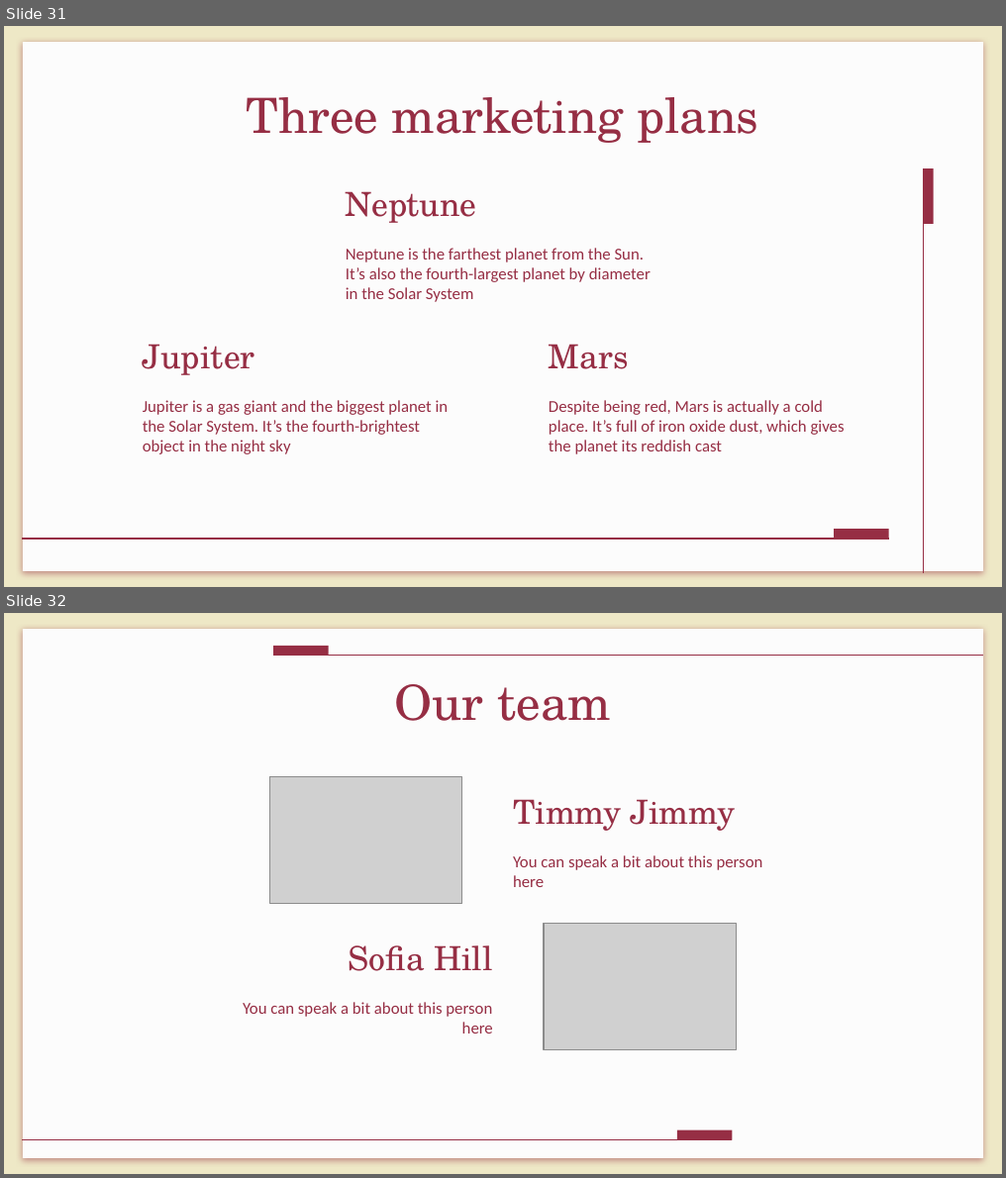
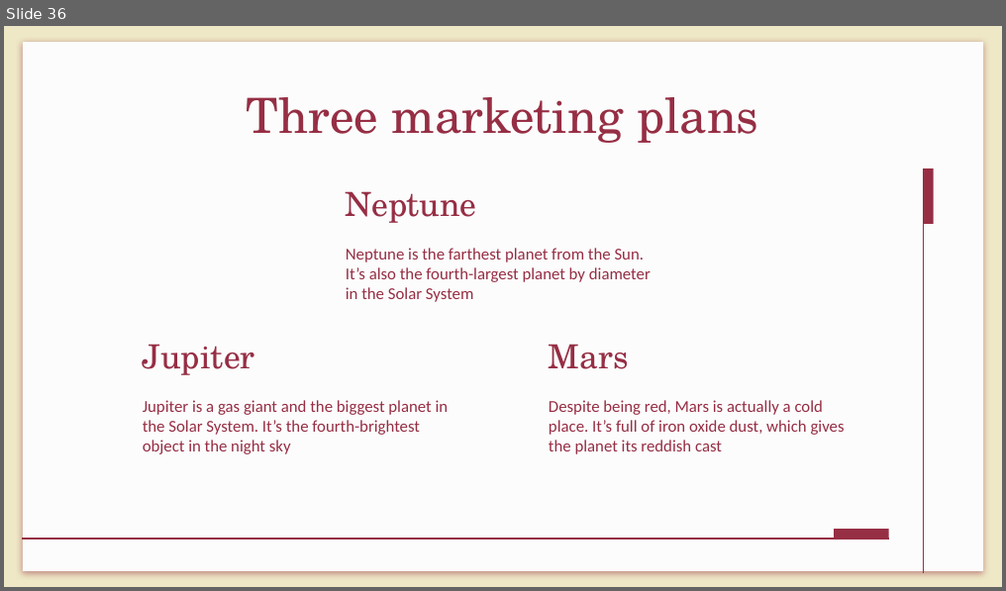
Before and after one commit to MiraPhilip12/Graduation_Project_ESLSCA, a slide deck: Final Milestone/Graduation_Project_Final_Presentation.pptx. Shown one above the other, each under a label of ours: slides 31 and 32 before the commit, slide 36 after it. The pictures are 1006x1178 and 1006x591 pixels, drawn with LibreOffice and Linux fonts; fonts in the diff are those of the drawing; grey boxes stand for pictures. Boxes give left, top, right and bottom in pixels: in the first picture for what was removed or moved away, otherwise in the second. Text is boxed around its words. In the diff, an @@ line names an element or a change of style, - is before the commit and + after.

```diff
--- a/Final Milestone/Graduation_Project_Final_Presentation.pptx
+++ b/Final Milestone/Graduation_Project_Final_Presentation.pptx
@@ slide 32 removed at [4, 613, 1002, 1174], background #EEE8C6; not listed: 1 template element that a slide beside it also shows @@
@@ line removed from (273, 656) to (983, 656) @@
@@ rectangle removed at [273, 646, 329, 656] @@
@@ title removed at [395, 684, 611, 721] @@
-Our team
@@ picture removed at [270, 776, 463, 903] @@
@@ subtitle removed at [513, 799, 736, 831] @@
-Timmy Jimmy
@@ subtitle removed at [513, 856, 763, 887] @@
-You can speak a bit about this person here
@@ picture removed at [544, 923, 737, 1051] @@
@@ subtitle removed at [349, 946, 493, 971] @@
-Sofia Hill
@@ subtitle removed at [243, 1002, 493, 1034] @@
-You can speak a bit about this person here
@@ line removed from (733, 1141) to (22, 1141) @@
@@ rectangle removed at [676, 1131, 732, 1141] @@
@@ what was slide 31 is now slide 36 @@
```
Also in this commit, not shown: 2 slides changed, 7 slides added, 3 other slides removed, 3 other files.
